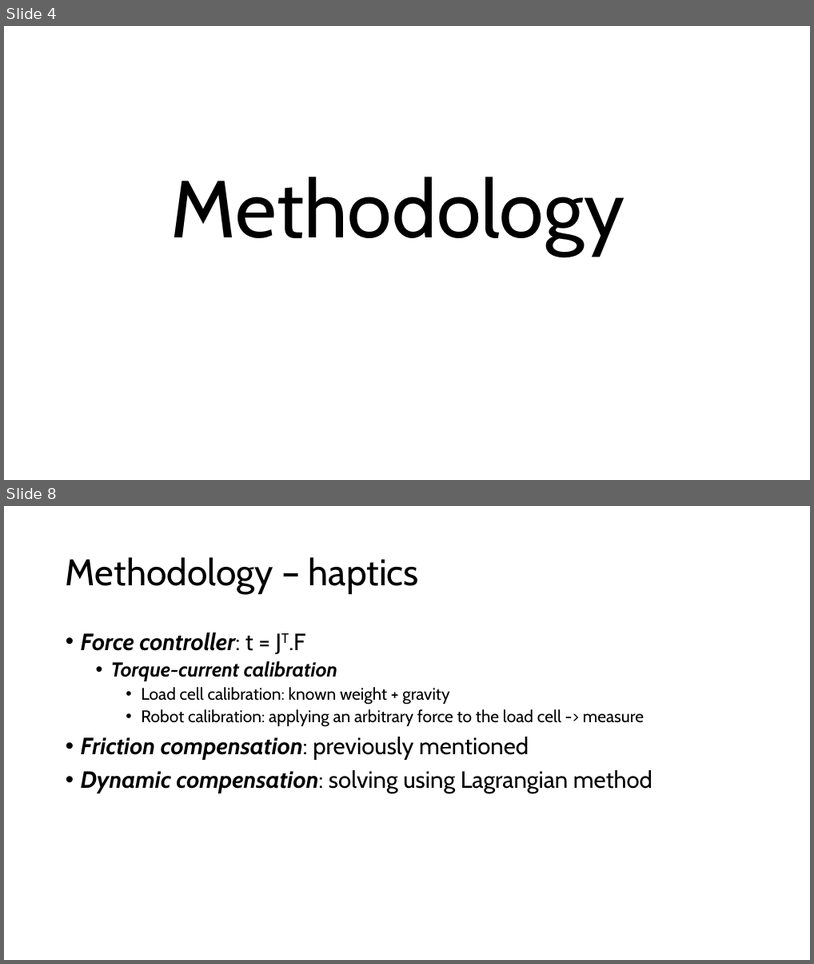
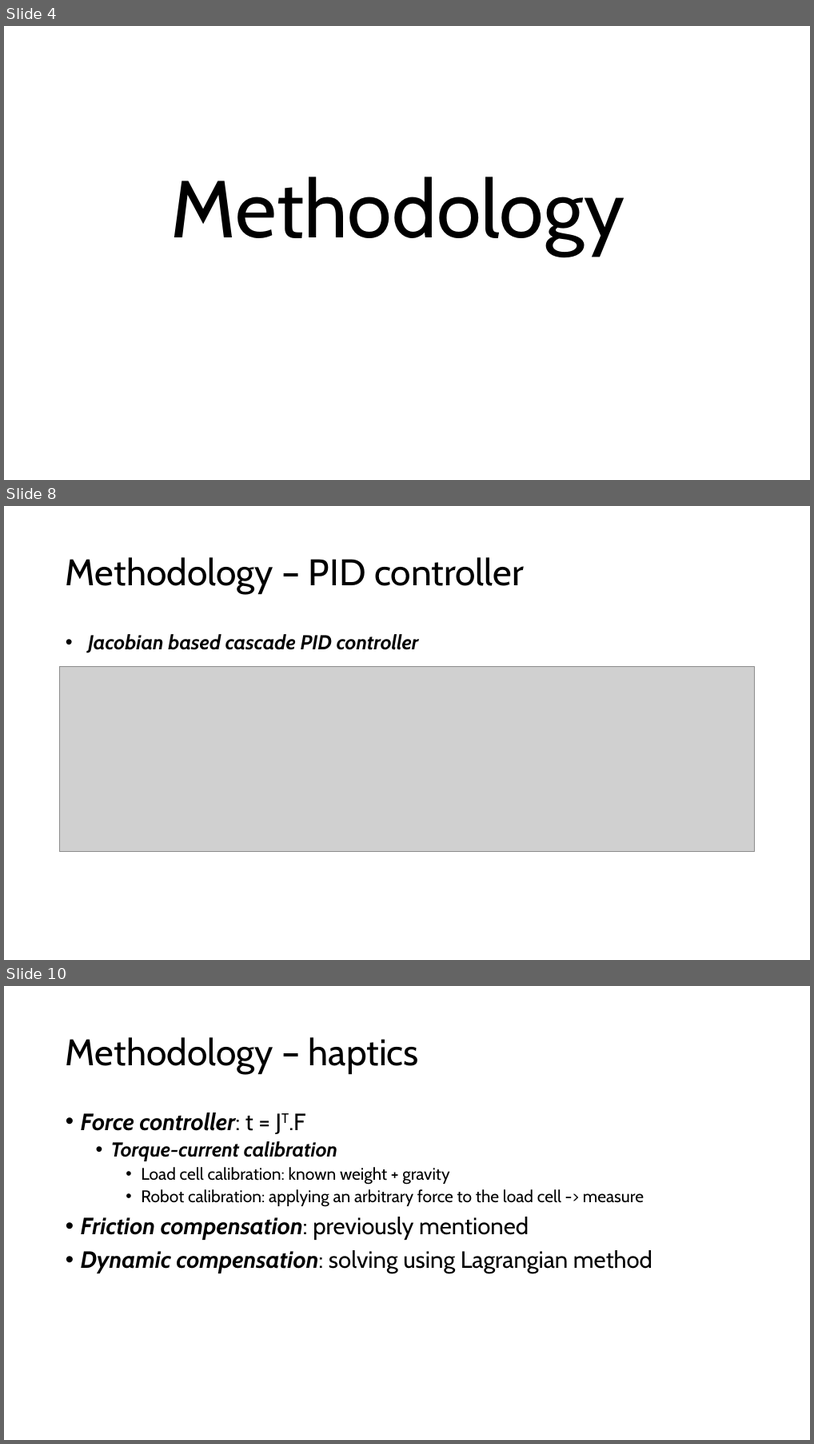
Before and after one commit to dthung99/Advanced_Medical_Robotics_MSc_course, a slide deck: Advanced_Robotics_Report_Presentation.pptx. Shown one above the other, each under a label of ours: slides 4 and 8 before the commit, slides 4, 8 and 10 after it; the slides between them are not shown. The pictures are 814x964 and 814x1444 pixels, drawn with LibreOffice and Linux fonts; fonts in the diff are those of the drawing; grey boxes stand for pictures. Boxes give left, top, right and bottom in pixels: in the first picture for what was removed or moved away, otherwise in the second. Text is boxed around its words. In the diff, an @@ line names an element or a change of style, - is before the commit and + after.

```diff
--- a/Advanced_Robotics_Report_Presentation.pptx
+++ b/Advanced_Robotics_Report_Presentation.pptx
@@ slide 8 added at (4,506,810,960), background #FFFFFF @@
@@ title added at (66,557,524,594), 44 pt, text #000000 @@
+Methodology – PID controller
@@ text added at (88,634,419,652), 24 pt, text #000000, bold, italic @@
+• Jacobian based cascade PID controller
@@ picture added at (60,666,755,851) @@
@@ what was slide 8 is now slide 10 @@
```
Also in this commit, not shown: 10 slides changed, 4 other slides added, 7 other files.
